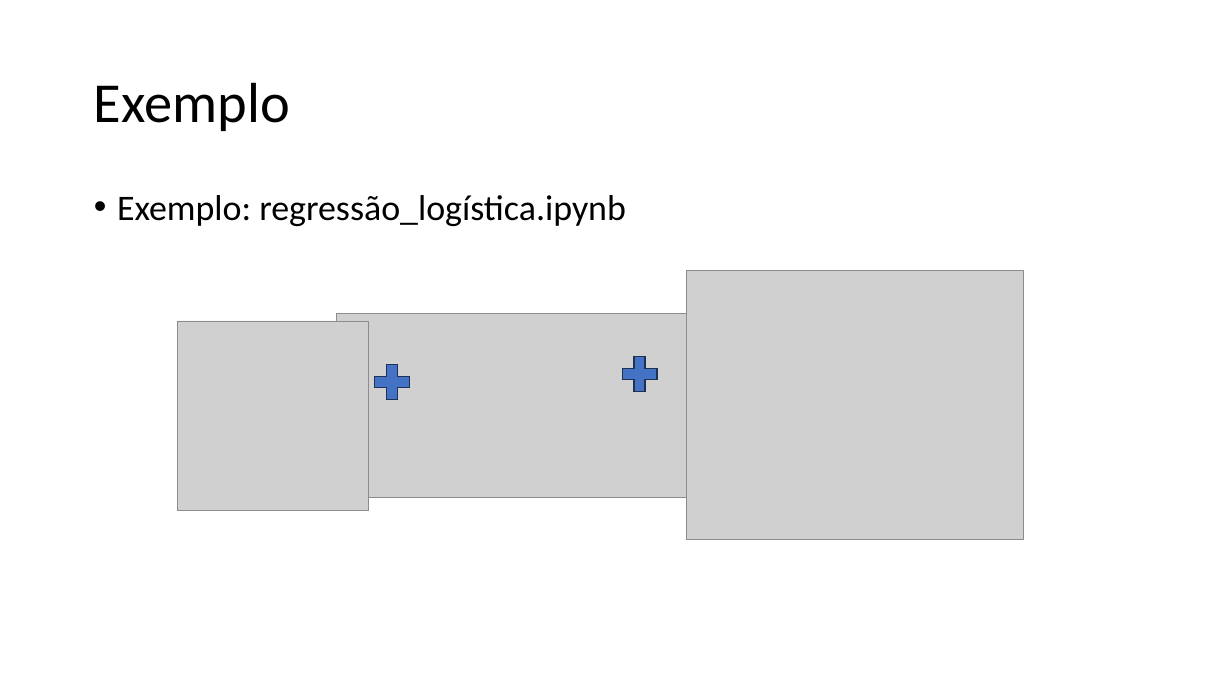
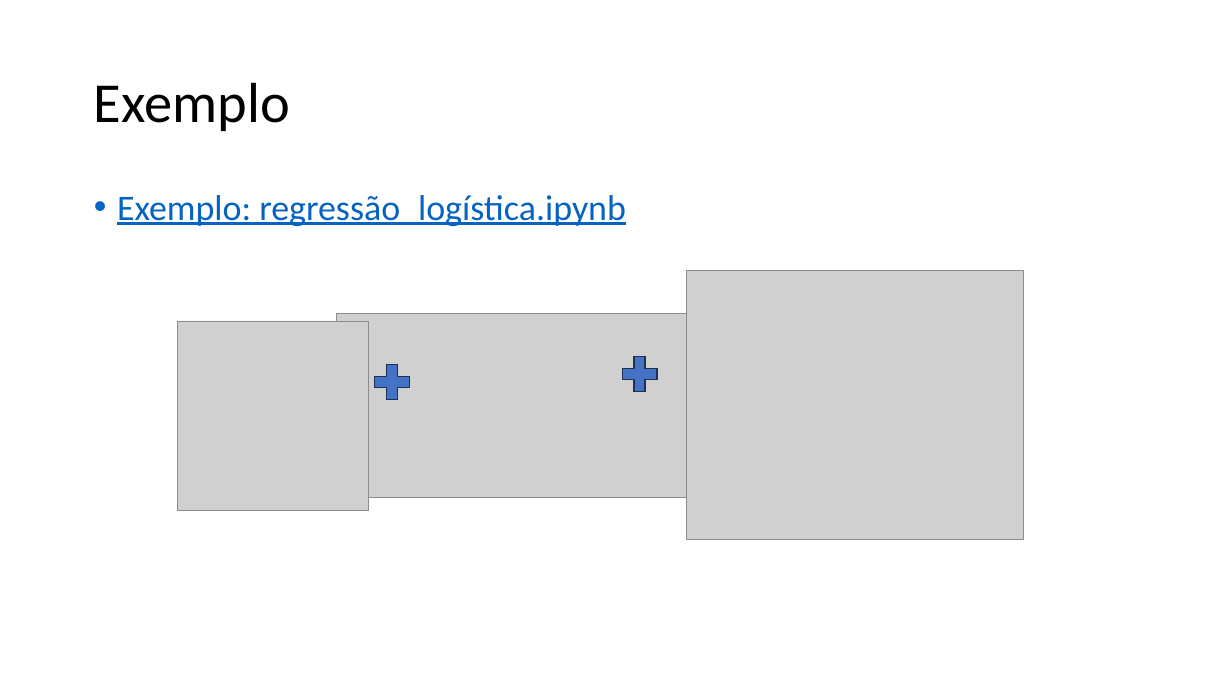
Before and after one commit to zz4fap/c24_inteligencia_artificial, a slide deck: slide 44 of slides/C24_Classificação.pptx. Drawn at 1232x693 pixels with LibreOffice and Linux fonts; fonts in the diff are those of the drawing; grey boxes stand for pictures. Boxes give left, top, right and bottom in pixels: in the first picture for what was removed or moved away, otherwise in the second. Text is boxed around its words. In the diff, an @@ line names an element or a change of style, - is before the commit and + after.

Commit message:
new slides

```diff
--- a/slides/C24_Classificação.pptx
+++ b/slides/C24_Classificação.pptx
@@ text "Exemplo: regressão_logística.ipynb" at box(117, 195, 626, 226): text colour #000000 to #0563C1, underline on @@
```
Also in this commit, not shown: 1 other file.
